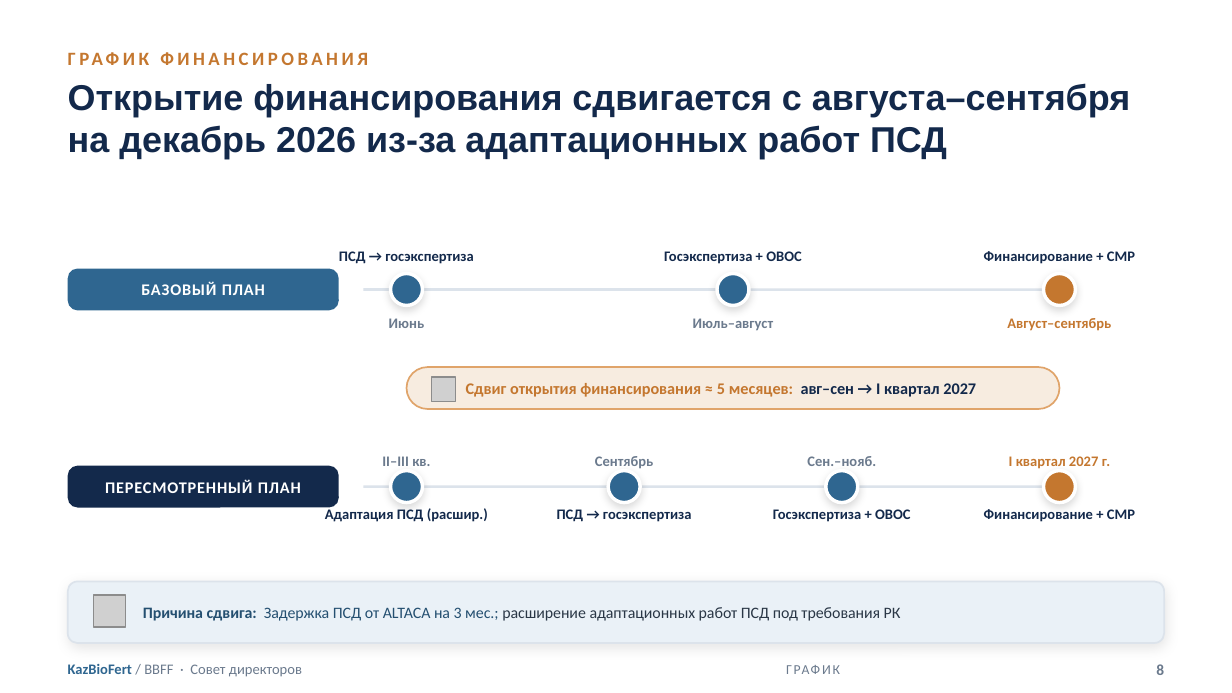
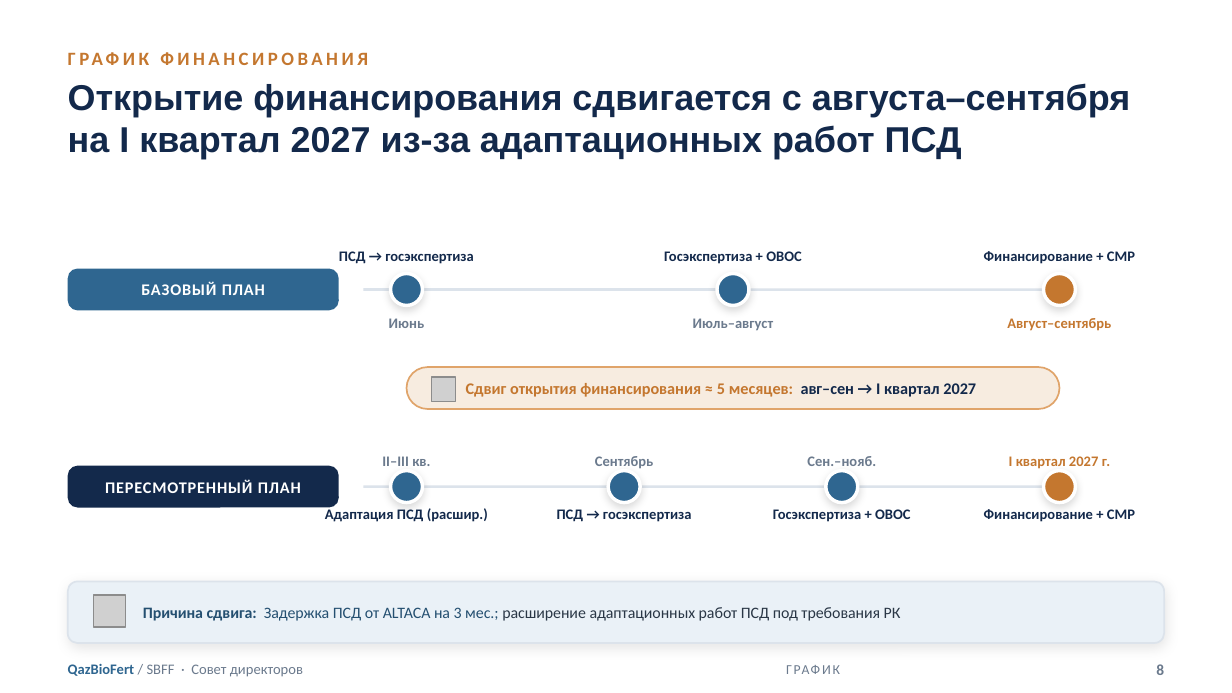
Before and after one commit to aoobakirov/board-presentation, a slide deck: slide 8 of KazBioFert_Board_Presentation_FINAL_20260709.pptx. Drawn at 1232x693 pixels with LibreOffice and Linux fonts; fonts in the diff are those of the drawing; grey boxes stand for pictures. Boxes give left, top, right and bottom in pixels: in the first picture for what was removed or moved away, otherwise in the second. Text is boxed around its words. In the diff, an @@ line names an element or a change of style, - is before the commit and + after.

```diff
--- a/KazBioFert_Board_Presentation_FINAL_20260709.pptx
+++ b/KazBioFert_Board_Presentation_FINAL_20260709.pptx
@@ text at [68,83,1130,159]: text changed @@
-Открытие финансирования сдвигается с августа–сентября на декабрь 2026 из-за адаптационных работ ПСД
+Открытие финансирования сдвигается с августа–сентября на I квартал 2027 из-за адаптационных работ ПСД
@@ text at [68,664,303,677]: text changed @@
-KazBioFert / BBFF · Совет директоров
+QazBioFert / SBFF · Совет директоров
```
Also in this commit, not shown: 24 other slides changed, 1 slide added, 2 slides removed, 3 other files.
